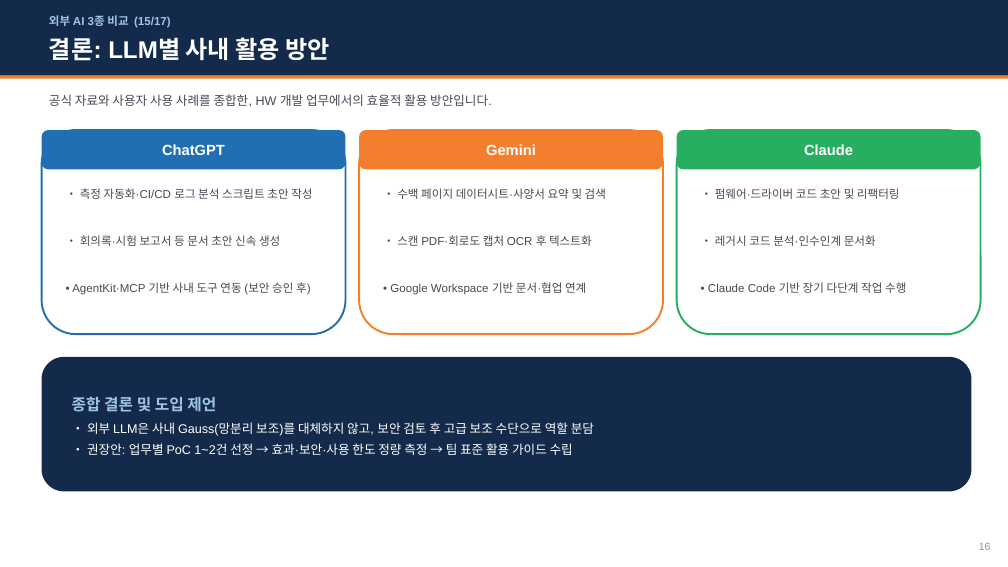
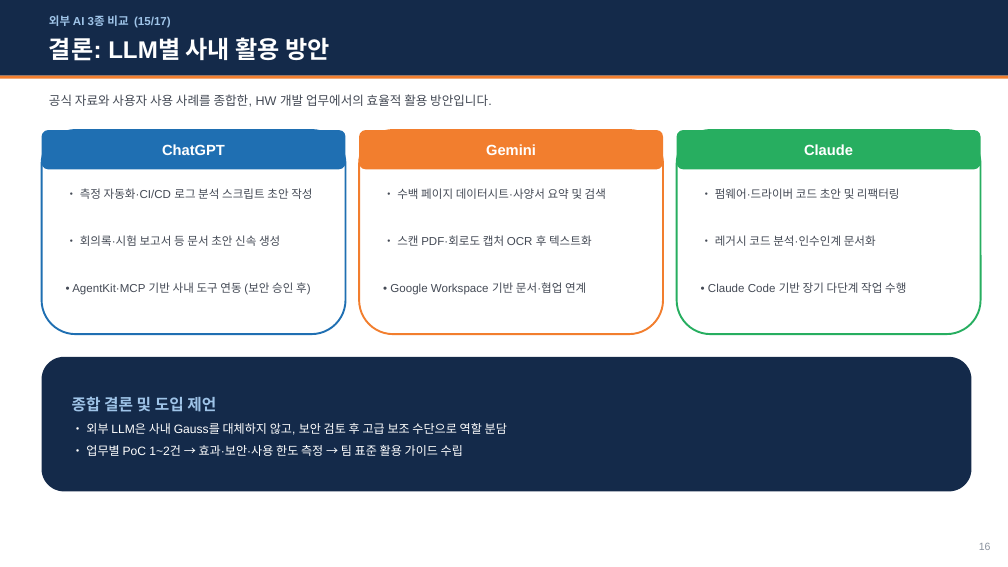
Before and after one commit to whaleonbush/poc, a slide deck: slide 16 of 외부AI_3종_비교조사.pptx. Drawn at 1008x567 pixels with LibreOffice and Linux fonts; fonts in the diff are those of the drawing. Boxes give left, top, right and bottom in pixels: in the first picture for what was removed or moved away, otherwise in the second. Text is boxed around its words. In the diff, an @@ line names an element or a change of style, - is before the commit and + after.

```diff
--- a/외부AI_3종_비교조사.pptx
+++ b/외부AI_3종_비교조사.pptx
@@ text at [86,423,507,456]: text changed; size 12 to 11.5 pt @@
-• 외부 LLM은 사내 Gauss(망분리 보조)를 대체하지 않고, 보안 검토 후 고급 보조 수단으로 역할 분담
-• 권장안: 업무별 PoC 1~2건 선정 → 효과·보안·사용 한도 정량 측정 → 팀 표준 활용 가이드 수립
+• 외부 LLM은 사내 Gauss를 대체하지 않고, 보안 검토 후 고급 보조 수단으로 역할 분담
+• 업무별 PoC 1~2건 → 효과·보안·사용 한도 측정 → 팀 표준 활용 가이드 수립
```
Also in this commit, not shown: 2 other slides changed, 1 other file.
